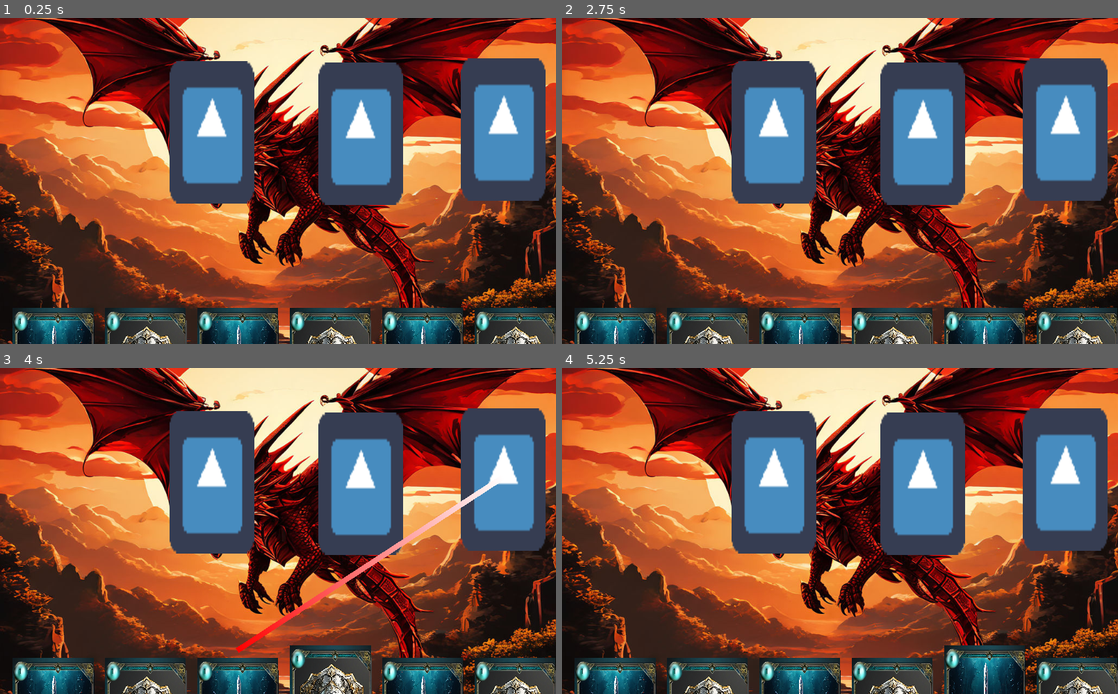
Above: before the commit, frames 1-4 (two rows, left to right).
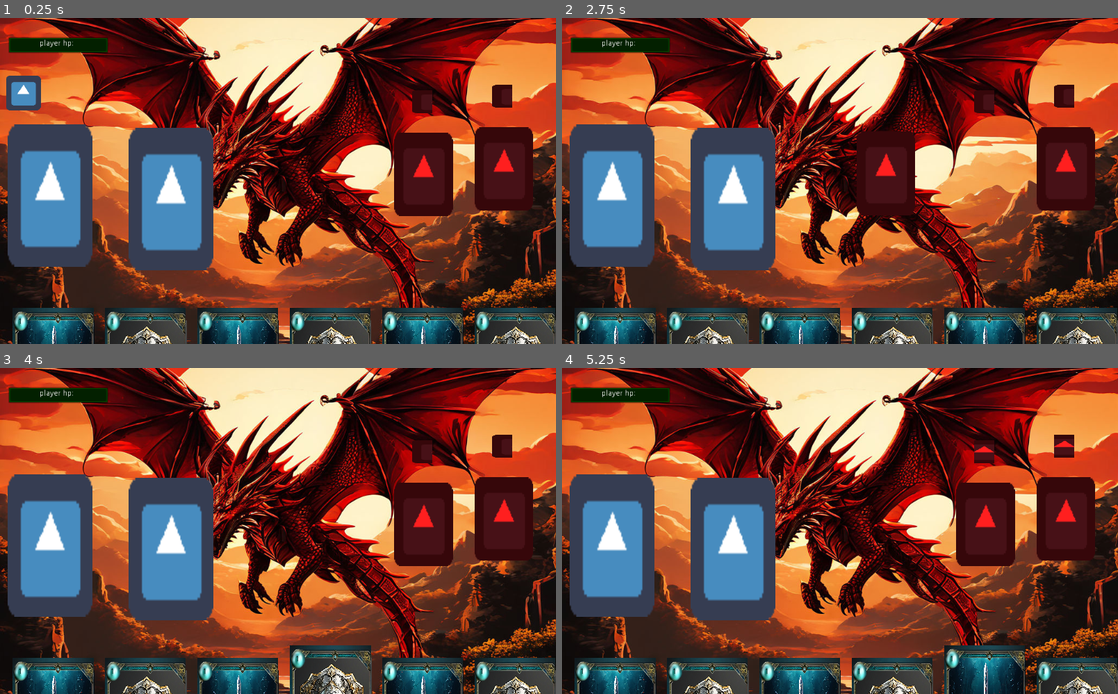
Above: after the commit, the same moments.

Repository: yoel123/yoel-card-game-or-rouglike-deckbuilder-framework
Game: Godot game, scene res://scenes/combat_screen.tscn
The game is run twice, just before and just after one commit, with the same random seed, the same clock (stepped at 60 frames per second) and the same inputs. The engine's default icon, where the game draws it, is replaced by a stand-in: a white triangle on a blue panel in a dark square.
Inputs (mouse positions are in pixels of both pictures, inside the frame that each line leads up to):
- Up to frame 1 (0.25 s): no input
- Up to frame 2 (2.75 s): click (584, 92) at 0.52 s; tap Enter at 1.25 s; drag from (923, 132) to (1067, 128) at 1.27 s; tap Space at 2 s; drag from (1067, 128) to (923, 132) at 2.02 s
- Up to frame 3 (4 s): move the mouse to (211, 478) at 2.77 s; click (211, 478) at 2.85 s; tap Enter at 3.5 s; drag from (250, 596) to (505, 478) at 3.52 s
- Up to frame 4 (5.25 s): move the mouse to (1006, 579) at 4.27 s; click (1006, 579) at 4.35 s; click (584, 442) at 5.02 s

The runs differ from the first frame. In frame 1, 35% of the frame differs, in the area x 1-99%, y 5-78%; in frame 2, 33%; in frame 3, 35%; in frame 4, 34%.

Commit message:
add enemy combat

Diff:
--- a/project.godot
+++ b/project.godot
@@ -10,7 +10,7 @@
 
 [application]
 
-config/name="Yoel Card Game Framework"
+config/name="Yoel Card Game Framework sts"
 run/main_scene="res://scenes/combat_screen.tscn"
 config/icon="res://icon.png"
 
@@ -30,7 +30,7 @@
 
 click={
 "deadzone": 0.5,
-"events": [ Object(InputEventMouseButton,"resource_local_to_ …(182 unchanged characters)… ( 0, 0 ),"factor":1.0,"button_index":1,"pressed":false,"doubleclick":false,"script":null)
+"events": [ Object(InputEventMouseButton,"resource_local_to_ …(182 unchanged characters)… ( 0, 0 ),"factor":1.0,"button_index":1,"canceled":false,"pressed":false,"doubleclick":false,"script":null)
  ]
 }
 
--- a/scenes/cards/card.tscn
+++ b/scenes/cards/card.tscn
@@ -223,7 +223,7 @@
 }
 
 [sub_resource type="RectangleShape2D" id=4]
-extents = Vector2( 84, 183.5 )
+extents = Vector2( 88.5, 183.5 )
 
 [sub_resource type="Gradient" id=5]
 offsets = PoolRealArray( 0, 0.0782123, 0.21229, 1 )
@@ -289,7 +289,7 @@
 [node name="Area2D" type="Area2D" parent="."]
 
 [node name="CollisionShape2D" type="CollisionShape2D" parent="Area2D"]
-position = Vector2( 74, 173.5 )
+position = Vector2( 78.5, 173.5 )
 shape = SubResource( 4 )
 
 [node name="line" type="Line2D" parent="."]
--- a/scenes/cards/shield.tscn
+++ b/scenes/cards/shield.tscn
@@ -169,7 +169,6 @@
 texture = ExtResource( 3 )
 
 [node name="card_back" type="Sprite" parent="card_container"]
-visible = false
 position = Vector2( 78, 175 )
 scale = Vector2( 1e-05, 5.57 )
 texture = ExtResource( 1 )
--- /dev/null
+++ b/scenes/combat_manger.tscn
@@ -0,0 +1,6 @@
+[gd_scene load_steps=2 format=2]
+
+[ext_resource path="res://scripts/combat_manger.gd" type="Script" id=1]
+
+[node name="combat_manger" type="Node2D"]
+script = ExtResource( 1 )
--- a/scenes/combat_screen.tscn
+++ b/scenes/combat_screen.tscn
@@ -1,10 +1,14 @@
-[gd_scene load_steps=6 format=2]
+[gd_scene load_steps=10 format=2]
 
 [ext_resource path="res://scenes/card_pile.tscn" type="PackedScene" id=1]
 [ext_resource path="res://scenes/hand.tscn" type="PackedScene" id=2]
 [ext_resource path="res://scenes/cards_viewer.tscn" type="PackedScene" id=3]
 [ext_resource path="res://scripts/combat_screen.gd" type="Script" id=4]
 [ext_resource path="res://imgs/test cards/red-dragon-flight-card--687005249.png" type="Texture" id=5]
+[ext_resource path="res://scenes/enemies/enemy_base.tscn" type="PackedScene" id=6]
+[ext_resource path="res://icon.png" type="Texture" id=7]
+[ext_resource path="res://scenes/player_hp_bar.tscn" type="PackedScene" id=8]
+[ext_resource path="res://scenes/combat_manger.tscn" type="PackedScene" id=9]
 
 [node name="combat_screen" type="Node2D"]
 script = ExtResource( 4 )
@@ -12,20 +16,14 @@
 [node name="hand" parent="." instance=ExtResource( 2 )]
 
 [node name="card_pile" parent="." instance=ExtResource( 1 )]
-position = Vector2( 583, 84 )
+position = Vector2( 11, 198 )
 card_viewer = NodePath("../cards_viewer")
 
 [node name="cards_viewer" parent="." instance=ExtResource( 3 )]
 visible = false
 
 [node name="card_pile2" parent="." instance=ExtResource( 1 )]
-position = Vector2( 846, 76 )
-card_viewer = NodePath("../cards_viewer")
-click_do_action = "open_card_viewer"
-
-[node name="card_pile3" parent="." instance=ExtResource( 1 )]
-position = Vector2( 309, 81 )
-show_top_card = true
+position = Vector2( 234, 204 )
 card_viewer = NodePath("../cards_viewer")
 click_do_action = "open_card_viewer"
 
@@ -33,3 +31,23 @@
 position = Vector2( 512, 314 )
 z_index = -1
 texture = ExtResource( 5 )
+
+[node name="enemy_base" parent="." instance=ExtResource( 6 )]
+position = Vector2( 723, 213 )
+
+[node name="enemy_base2" parent="." instance=ExtResource( 6 )]
+position = Vector2( 871, 203 )
+
+[node name="pass_turn_btn" type="TextureButton" parent="."]
+margin_left = 11.0
+margin_top = 106.0
+margin_right = 75.0
+margin_bottom = 170.0
+texture_normal = ExtResource( 7 )
+texture_pressed = ExtResource( 7 )
+
+[node name="player_hp" parent="." instance=ExtResource( 8 )]
+
+[node name="combat_manger" parent="." instance=ExtResource( 9 )]
+
+[connection signal="pressed" from="pass_turn_btn" to="." method="_on_pass_turn_btn_pressed"]
--- /dev/null
+++ b/scenes/enemies/enemy_base.tscn
@@ -0,0 +1,64 @@
+[gd_scene load_steps=6 format=2]
+
+[ext_resource path="res://icon.png" type="Texture" id=1]
+[ext_resource path="res://scripts/enemies/enemy_base.gd" type="Script" id=2]
+
+[sub_resource type="RectangleShape2D" id=1]
+extents = Vector2( 51, 69.5 )
+
+[sub_resource type="Animation" id=2]
+length = 0.001
+tracks/0/type = "value"
+tracks/0/path = NodePath("main_img:position")
+tracks/0/interp = 1
+tracks/0/loop_wrap = true
+tracks/0/imported = false
+tracks/0/enabled = true
+tracks/0/keys = {
+"times": PoolRealArray( 0 ),
+"transitions": PoolRealArray( 1 ),
+"update": 0,
+"values": [ Vector2( 57, 75 ) ]
+}
+
+[sub_resource type="Animation" id=3]
+resource_name = "attack"
+tracks/0/type = "value"
+tracks/0/path = NodePath("main_img:position")
+tracks/0/interp = 1
+tracks/0/loop_wrap = true
+tracks/0/imported = false
+tracks/0/enabled = true
+tracks/0/keys = {
+"times": PoolRealArray( 0, 0.3, 0.5 ),
+"transitions": PoolRealArray( 1, 1, 1 ),
+"update": 0,
+"values": [ Vector2( 57, 75 ), Vector2( -356, 70 ), Vector2( 57, 75 ) ]
+}
+
+[node name="enemy_base" type="KinematicBody2D"]
+script = ExtResource( 2 )
+
+[node name="Area2D" type="Area2D" parent="."]
+
+[node name="CollisionShape2D" type="CollisionShape2D" parent="Area2D"]
+position = Vector2( 55, 76.5 )
+shape = SubResource( 1 )
+
+[node name="main_img" type="Sprite" parent="."]
+modulate = Color( 1, 0.121569, 0.121569, 1 )
+position = Vector2( 57, 75 )
+scale = Vector2( 1.6875, 2.40625 )
+texture = ExtResource( 1 )
+
+[node name="intent_sprite" type="Sprite" parent="."]
+modulate = Color( 1, 0.121569, 0.121569, 1 )
+position = Vector2( 54, -59 )
+scale = Vector2( 1.74107, 0.671875 )
+texture = ExtResource( 1 )
+hframes = 3
+frame = 2
+
+[node name="AnimationPlayer" type="AnimationPlayer" parent="."]
+anims/RESET = SubResource( 2 )
+anims/attack = SubResource( 3 )
--- /dev/null
+++ b/scenes/player_hp_bar.tscn
@@ -0,0 +1,18 @@
+[gd_scene format=2]
+
+[node name="player_hp" type="ProgressBar"]
+self_modulate = Color( 0.0784314, 1, 0, 1 )
+margin_left = 15.0
+margin_top = 35.0
+margin_right = 200.0
+margin_bottom = 65.0
+value = 100.0
+allow_greater = true
+percent_visible = false
+
+[node name="Label" type="Label" parent="."]
+margin_top = 5.0
+margin_right = 180.0
+margin_bottom = 27.0
+text = "player hp:"
+align = 1
--- a/scripts/card_pile.gd
+++ b/scripts/card_pile.gd
@@ -29,7 +29,7 @@
 
 
 func _ready():
-	card_viewer = get_node(card_viewer)
+	if card_viewer: card_viewer = get_node(card_viewer)
 
 	$Area2D.connect("mouse_entered", self, "set", ["has_mouse_focus", true])
 	$Area2D.connect("mouse_exited", self, "set", ["has_mouse_focus", false])
@@ -188,6 +188,15 @@
 	pass
 #end draw_top_card_to_hand
 
+func check_card_cost(card):
+	#if card energy >player_combat_stats.energy return false
+	#reduce energy
+	return true
+	pass
+#end check_card_cost
+
+func add_modifiers_to_card_effect(card):
+	pass
 
 func _input(event):
 
--- a/scripts/cards/card.gd
+++ b/scripts/cards/card.gd
@@ -3,7 +3,7 @@
 
 var card_name = "card"
 var card_description ="some description"
-var card_attributes = {"dmg":0,"def":0}
+var card_attributes = {"cost":0,"dmg":0,"def":0}
 var card_target = "enemy"
 var vfx_name = "none"
 var once_per_combat_use
--- a/scripts/cards/sword_strike.gd
+++ b/scripts/cards/sword_strike.gd
@@ -8,6 +8,6 @@
 	pass
 
 func do_card_action_custom(target):
-	print("do dmg: ",card_attributes.dmg)
+	if target.has_method("take_dmg"): target.take_dmg(card_attributes.dmg)
 	pass
 #end do_card_action_custom
--- /dev/null
+++ b/scripts/combat_manger.gd
@@ -0,0 +1,134 @@
+extends Node
+
+var player_turn = true
+var player_turn_phase = "init"
+var hand
+var player_deck
+
+var enemies = ["enemy_base","enemy_base"]
+var enemies_scenes = []
+var current_enemy_turn = 0
+var enemy_margin_left = 150
+var enemy_margin_top = 50
+
+var wait_timer
+
+var perent
+
+
+
+func _ready():
+	#get hand
+	hand = get_tree().get_nodes_in_group("hand")[0]
+	enemies_scenes = get_tree().get_nodes_in_group("enemy")
+
+	pass
+#end _ready
+
+func _process(delta):
+	disable_player(delta)
+	player_turn_manger(delta)
+	do_enemy_turns()
+	pass
+#end 	_process
+
+func disable_player(delta):
+	if player_turn:
+		return
+	hand.disable_all_cards_in_hand()
+	pass
+#end disable_palayer
+
+func init_combat():
+	#add enemy scenes
+	enemies_scenes = get_tree().get_nodes_in_group("enemy")
+	pass
+#end init_combat
+
+func init_player_stats():
+
+	Global.player_combat_stats = Global.gen_combat_stats_obj()
+	Global.player_combat_stats.energy_max = Global.player.energy_max
+
+
+	pass
+#end init_player_stats
+
+func start_player_turn():
+	#replenish energy
+	Global.player_combat_stats.energy = Global.player_combat_stats.energy_max
+	#remove block (unless dont remove bock is bigger then 0)
+	if Global.player_combat_stats.dont_remove_def == 0:
+		Global.player_combat_stats.def = 0
+	else:
+		#dincrament dont_remove_def stat/effect
+		Global.player_combat_stats.dont_remove_def-=1
+	#check relics
+	#check stats (like regen etc)
+
+	#set enemys intents
+	set_enemies_intents()
+
+	#show pass turn btn
+	Global.combat_screen.pass_turn_btn.visible = true
+
+	pass
+#end start_player_turn():
+
+func player_turn_manger(delta):
+	if !player_turn:return
+	if player_turn_phase =="init":
+		start_player_turn()
+		player_turn_phase = "main"
+		pass
+
+	if player_turn_phase =="main":
+		hand.enable_all_cards_in_hand()
+		pass
+
+	if player_turn_phase =="end":
+		player_turn = false #pass turn to enemies
+		current_enemy_turn = 0 #start from first enemy
+		#do some animation or sound
+		pass
+
+
+	pass
+#end player_turn_manger
+
+func end_player_turn():
+	#discard hand
+	pass
+#end
+
+func gen_enemies():
+	pass
+#end gen_enemies
+
+func set_enemies_intents():
+	if enemies_scenes.size()>0:
+		for enemy in enemies_scenes:
+			enemy.set_intent()
+	pass
+#end set_enemies_intents
+
+func do_enemy_turns():
+	if player_turn:return
+	#if all enemys did thier turn return turn to player
+	var did_all_enemies_do_thier_turn = current_enemy_turn>enemies_scenes.size()-1
+	if  did_all_enemies_do_thier_turn:
+		player_turn = true #make this a func
+		player_turn_phase ="init"
+		return
+	#get current enemy start its turn
+	var curent_enemy = enemies_scenes[current_enemy_turn]
+	curent_enemy.is_turn=true
+	#if curent enemy does its turn
+	#reset flags and move to next enemy
+	if curent_enemy.did_turn:
+		curent_enemy.is_turn = false #not this enemy turn anymore
+		curent_enemy.did_turn = false #reset did turn
+		current_enemy_turn+=1 #pass turn to next enemy
+
+	pass
+#end do_enemy_turns
--- a/scripts/combat_screen.gd
+++ b/scripts/combat_screen.gd
@@ -1,10 +1,15 @@
 extends Node2D
 
-#its just for testing stuff
+
+var combat_manger
+var pass_turn_btn
 
 func _ready():
+	combat_manger = $combat_manger
 	var hand = $hand
-
+	combat_manger.init_player_stats()
+	Global.combat_screen = self
+	pass_turn_btn = $pass_turn_btn
 	hand.add_card(add_card_by_name("sword_strike"))
 	hand.add_card(add_card_by_name("shield"))
 
@@ -13,6 +18,8 @@
 
 	hand.add_card(add_card_by_name("sword_strike"))
 	hand.add_card(add_card_by_name("shield"))
+
+
 
 	pass
 # end _ready
@@ -25,3 +32,12 @@
 	return card_scene
 	pass
 #end add_card_by_name
+
+
+func _on_pass_turn_btn_pressed():
+
+	if combat_manger.player_turn:
+		print("pass_turn")
+		pass_turn_btn.visible = false
+		combat_manger.player_turn_phase ="end"
+	pass # Replace with function body.
--- /dev/null
+++ b/scripts/enemies/enemy_base.gd
@@ -0,0 +1,79 @@
+extends "res://scripts/card_pile.gd"
+
+var debug_tag = "enemy_base.gd:  "
+
+var hp = 10
+var is_dead
+var is_turn #= true
+var did_turn
+
+var turn_moves = ["atk","def"]
+var intent = 0
+
+var combat_stats
+
+var delay_timer=2
+var delay_timer_max=2
+
+
+func _ready():
+	can_drop_cards = false
+	can_add_cards = false
+	add_to_group("enemy")
+	combat_stats = Global.gen_combat_stats_obj()
+	#print(debug_tag,combat_stats)
+	._ready()
+	pass
+#end _ready
+
+func _process(delta):
+	._process(delta)
+	do_move(delta)
+	pass
+#end _process
+
+func take_dmg(dmg,type="normal"):
+
+	if type=="normal": hp-=dmg
+
+	if hp<=0:is_dead =true
+	print(debug_tag,hp,"hp")
+	if is_dead:print(debug_tag,"his dead!")
+	pass
+#end take_dmg
+
+func set_intent():
+
+	var moves_len = turn_moves.size()
+	intent = randi() % moves_len
+	$intent_sprite.frame = intent
+
+	pass
+#end set_intent
+
+func do_move(delta):
+	if !is_turn:return
+	var move_to_do = turn_moves[intent]
+	#delay_timer
+	delay_timer-=delta
+	if delay_timer>0:return
+	delay_timer = delay_timer_max
+
+	do_move_custom(move_to_do)
+	is_turn = false
+	did_turn = true
+	pass
+#end do_moves
+func do_move_custom(move_name):
+	if move_name =="atk":deal_dmg(5)
+
+	pass
+#end do_move_custom
+
+func deal_dmg(dmg,do_anim=true):
+	if do_anim: $AnimationPlayer.play("attack")
+	yield(get_node("AnimationPlayer"), "animation_finished")
+	Global.player.hp-=dmg
+	print(debug_tag,"player hp",Global.player.hp)
+	pass
+#end deal_dmg
--- a/scripts/global.gd
+++ b/scripts/global.gd
@@ -1,7 +1,14 @@
 extends Node
 
 var selected_card
+var player = {"max_hp":10,"hp":10,"energy_max":3}
+var player_combat_stats
+var player_cards = {}
 
+var enemies_to_fight
+
+var world_map
+var combat_screen
 func _ready():
 	pass
 #end _ready
@@ -9,3 +16,12 @@
 func _process(delta):
 	pass
 #end _process
+
+func gen_combat_stats_obj():
+
+	return {"energy_max":0,"energy":0,"card_draw":2,"def":0,"str":0,"dex":0,"vulnerable":0,"stun":0
+	,"poison":0,"armor":0,"fregile_armor":0,"spikes":0,"dont_remove_def":0,
+	"dont_discard_hand":0}
+
+	pass
+#end gen_combat_stats_obj
